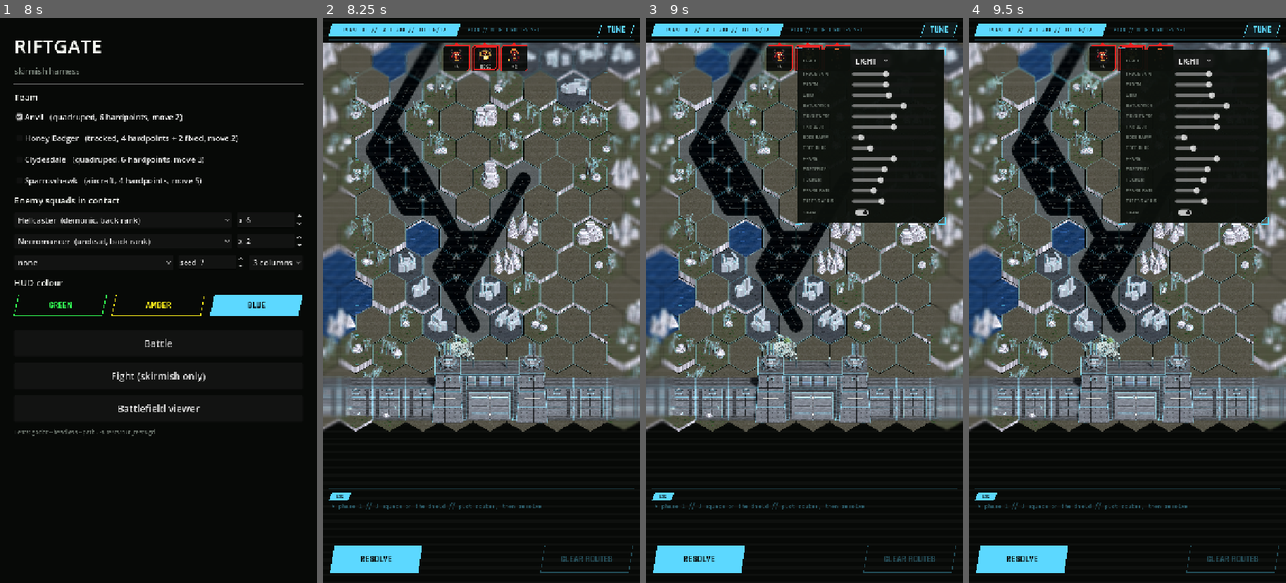
Above: before the commit, frames 1-4 (left to right).
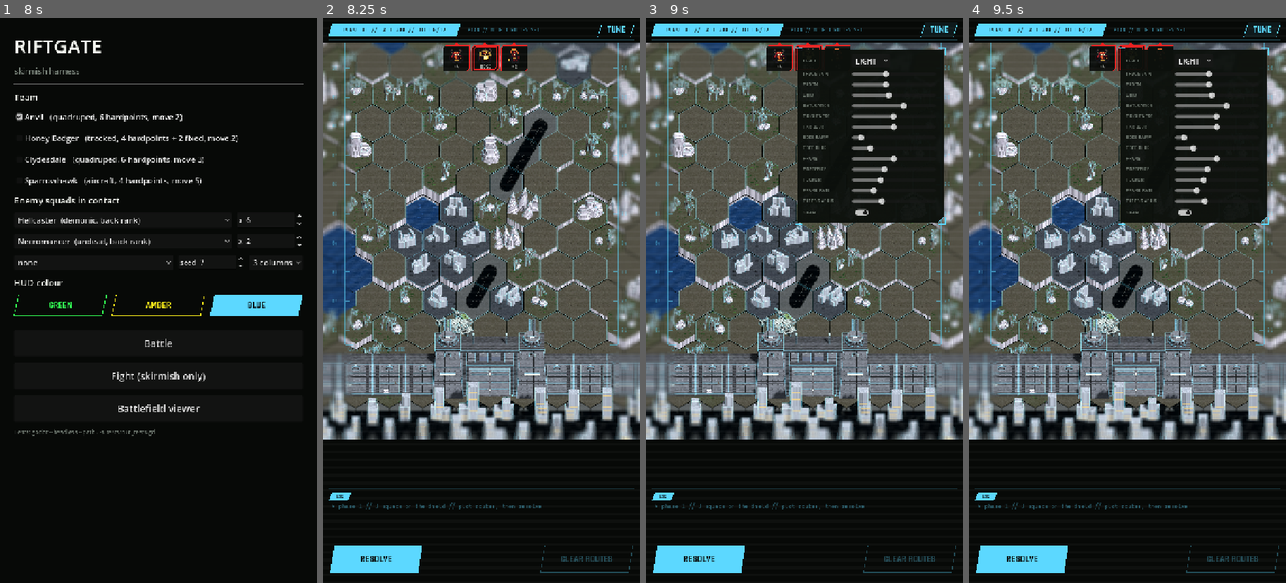
Above: after the commit, the same moments.

Repository: ryanjdmartin/riftgate
Game: Godot game, scene res://game/harness.tscn
Two runs of this game, one before a commit and one after it. Both use one fixed random seed, a clock stepped at 60 frames per second and the inputs below.
Inputs:
- Up to frame 1 (8 s): click "Anvil (quadruped, 6 hardpoint…" at 0.5 s; click "Honey Badger (tracked, 4 hard…" at 1.25 s; click "Clydesdale (quadruped, 6 hard…" at 2 s; click "Sparrowhawk (aircraft, 4 hard…" at 2.75 s; click "Ghoul (undead, front rank)" at 3.5 s; click "none" at 4.25 s; click "3 columns" at 5 s; click "GREEN" at 5.75 s; click "AMBER" at 6.5 s; click "BLUE" at 7.25 s
- Up to frame 2 (8.25 s): click "Battle" at 8 s
- Up to frame 3 (9 s): click "TUNE" at 8.75 s
- Up to frame 4 (9.5 s): no input

Frame 1 is identical in both runs. In frame 2, 44% of the frame differs, in the area x 0-100%, y 4-75%; in frame 3, 36%; in frame 4, 36%.

Commit message:
The frame, scenery beyond the rift and the city behind the wall; the scroll stays on the field; the trace on the skirmish's mechs; the skirmish ground in step with the map
The frame sits wider with row ticks and numbers counted up from the gate, corner caps and a sector line. Three margin rows beyond the rift and two rows of city (lit blocks) behind the wall fill the map's ends; the compositor blurs south past the wall's foot; the scroll runs one row past the rift and one past the wall, no further; the wall rows' margin is level and bare so nothing clips the wall. The road's first slabs off the gate are never gapped and may cross the team's rows, so every seed keeps a road. TraceLines is the shared edge trace: Map3D uses it, and MechView3D attaches a steady trace to the skirmish's mechs. The skirmish backdrop's ground bands are the map's terrain tiles under the HUD-colour hex grid.

Co-Authored-By: Claude Fable 5.1 <noreply@anthropic.com>

Diff:
--- a/game/battle/battle_map_view.gd
+++ b/game/battle/battle_map_view.gd
@@ -112,6 +112,7 @@
 		var hex_w := sqrt(3.0) * HEX_SIZE
 		var left := _origin.x - hex_w * 0.5
 		mat.set_shader_parameter("play_x", Vector2(left, left + hex_w * (field.map.width + 0.5)))
+		mat.set_shader_parameter("south_y", _origin.y + Hex.to_pixel(field.map.gate, HEX_SIZE).y + HEX_SIZE * 0.75)
 		_composite.material = mat
 		_mix.add_child(_composite)
 	queue_redraw()
@@ -142,22 +143,33 @@
 
 func _layout() -> void:
 	var px_w := sqrt(3.0) * HEX_SIZE * (field.map.width + 0.5)
-	_origin = Vector2((size.x - px_w) / 2.0 + sqrt(3.0) * HEX_SIZE / 2.0, HEX_SIZE + TOP_PAD)
+	# The scenery rows beyond the rift sit above hex (0,0), so the origin moves down for them.
+	_origin = Vector2((size.x - px_w) / 2.0 + sqrt(3.0) * HEX_SIZE / 2.0, HEX_SIZE + TOP_PAD + HEX_SIZE * 1.5 * BattleMap.MARGIN_ROWS)
 
 
 func _map_px_height() -> float:
-	return HEX_SIZE * (1.5 * (field.map.height - 1) + 2.0) + TOP_PAD + BOTTOM_PAD
-
-
-## Keep the map covering the view: no bare edge at any zoom.
+	var rows := field.map.height + BattleMap.MARGIN_ROWS + BattleMap.CITY_ROWS
+	return HEX_SIZE * (1.5 * (rows - 1) + 2.0) + TOP_PAD + BOTTOM_PAD
+
+
+## Keep the map covering the view: no bare edge at any zoom. The scroll runs over the
+## playable field plus a little of the scenery beyond each end; the rest of the margin
+## rows are there to fill the edges, not to scroll to (Ryan, 21 September).
 func _clamp_scroll() -> void:
-	scroll_y = clampf(scroll_y, minf(0.0, size.y - _map_px_height() * zoom), 0.0)
+	var top := _origin.y - HEX_SIZE * 2.4                                                  # a row of scenery past the rift
+	var bottom := _origin.y + Hex.to_pixel(field.map.gate, HEX_SIZE).y + HEX_SIZE * 2.6   # a row of city past the wall
+	scroll_y = clampf(scroll_y, minf(-top * zoom, size.y - bottom * zoom), -top * zoom)
 	scroll_x = clampf(scroll_x, minf(0.0, size.x - size.x * zoom), 0.0)
 
 
 ## Start at the gate end, where the player's machines stand.
 func scroll_to_bottom() -> void:
 	scroll_y = -1.0e9
+	_clamp_scroll()
+
+
+func scroll_to_top() -> void:
+	scroll_y = 1.0e9
 	_clamp_scroll()
 
 
@@ -290,21 +302,29 @@
 		# scroll. The grid itself is in the scene, lit, so raised ground hides it.
 		draw_set_transform(Vector2(scroll_x, scroll_y), 0.0, Vector2(zoom, zoom))
 		if frame_alpha > 0.0:
-			# The frame: the field's two boundary lines in the display's light, with a tick
-			# at every row, so the playable area has an edge and the blur runs into it.
+			# The frame: the field's two boundary lines in the display's light, a tick on
+			# every row's centre with the row's number, and a sector readout at each end, so
+			# the playable area has a viewfinder's edge and the blur runs into it.
 			var hex_w := sqrt(3.0) * HEX_SIZE
-			var left := _origin.x - hex_w * 0.5
-			var right := left + hex_w * (map.width + 0.5)
+			var left := _origin.x - hex_w * 0.5 - HEX_SIZE * 0.55
+			var right := left + hex_w * (map.width + 0.5) + HEX_SIZE * 1.1
 			var top := _origin.y - HEX_SIZE
 			var bottom := _origin.y + Hex.to_pixel(map.gate, HEX_SIZE).y - HEX_SIZE * 1.5 * (BattleMap.GATE_ROWS - 0.5)
 			var fc := Color(hud, frame_alpha)
+			var font := Hud.mono()
 			for x in [left, right]:
+				var dir := 1.0 if x == left else -1.0
 				draw_line(Vector2(x, top), Vector2(x, bottom), fc, 2.0)
-				var y := top
-				while y < bottom:
-					var dir := 1.0 if x == left else -1.0
-					draw_line(Vector2(x, y), Vector2(x + 8.0 * dir, y), fc, 2.0)
-					y += HEX_SIZE * 1.5
+				for row in range(map.height - BattleMap.GATE_ROWS):
+					var y := _origin.y + HEX_SIZE * 1.5 * row
+					draw_line(Vector2(x, y), Vector2(x + 10.0 * dir, y), fc, 2.0)
+					var label := "%02d" % (map.height - BattleMap.GATE_ROWS - row)   # counted up from the gate
+					var lx: float = (x - 30.0) if dir > 0.0 else (x + 8.0)
+					draw_string(font, Vector2(lx, y + 4.0), label, HORIZONTAL_ALIGNMENT_LEFT, -1, 11, fc)
+				draw_line(Vector2(x, top), Vector2(x + 18.0 * dir, top), fc, 2.0)
+				draw_line(Vector2(x, bottom), Vector2(x + 18.0 * dir, bottom), fc, 2.0)
+			draw_string(font, Vector2(left + 6.0, top - 6.0), "SEC %02d // GRID %dx%d // RECON" % [field.map.map_seed % 100, map.width, map.height - BattleMap.GATE_ROWS], HORIZONTAL_ALIGNMENT_LEFT, -1, 11, fc)
+			draw_string(font, Vector2(left + 6.0, bottom + 14.0), "CARE // PROJECTOR LINE", HORIZONTAL_ALIGNMENT_LEFT, -1, 11, fc)
 	else:
 		draw_set_transform(Vector2(scroll_x, scroll_y), 0.0, Vector2(zoom, zoom))
 		# Headless: the painted map, so the view still lays out and the structures still show.
--- a/game/battle/bleed.gdshader
+++ b/game/battle/bleed.gdshader
@@ -26,6 +26,7 @@
 uniform float cell = 4.0;                    // the dither's pixel step, on screen
 uniform float levels = 5.0;                  // posterize steps per channel on the flat side
 uniform float focus_y = 0.0;                 // map-pixel y of the screen's middle
+uniform float south_y = 1.0e6;               // map-pixel y of the wall's foot: the city past it softens into the HUD
 uniform float focus_band = 330.0;            // the sharp zone reaches this far north of the middle, in map pixels
 uniform float focus_falloff = 180.0;         // map pixels over which the blur reaches its maximum
 uniform float blur_max = 3.0;                // the blur's tap spacing at its maximum, in screen pixels
@@ -57,7 +58,8 @@
 // September). Both worlds soften alike: all or none.
 float blur_radius(vec2 px) {
 	float f = clamp((focus_y - focus_band - px.y) / focus_falloff, 0.0, 1.0);
-	return f * blur_max;
+	float s = clamp((px.y - south_y) / (focus_falloff * 0.5), 0.0, 1.0);
+	return max(f, s) * blur_max;
 }
 
 // A dense 7x7 box at `rad` spacing: thick and smooth, never a ghosted multiple image.
--- a/game/battle/map_3d.gd
+++ b/game/battle/map_3d.gd
@@ -240,48 +240,27 @@
 	return mi
 
 
-## The display traces a thing's edges in light: every crease (faces meeting at more than
-## EDGE_ANGLE) and every silhouette-only edge, as glowing lines that pulse with the
-## field's wave, plus a thin grown hull for the outline. RIFTGATE_INK=dark keeps the old
-## black hull alone, to compare.
-const EDGE_ANGLE := 28.0
-var _edge_cache: Dictionary = {}   # mesh rid -> ArrayMesh of lines
-var _trace_mat: Material = null
-
-func _trace(mi: MeshInstance3D) -> void:
-	if mi.mesh == null:
-		return
-	var edges := _edge_mesh(mi.mesh)
-	if edges == null:
-		return
-	var em := MeshInstance3D.new()
-	em.mesh = edges
-	em.cast_shadow = GeometryInstance3D.SHADOW_CASTING_SETTING_OFF
-	em.material_override = _trace_material()
-	em.visible = _trace_mode != "off"
-	mi.add_child(em)
-	_trace_nodes.append(em)
-
-
+## The display traces a thing's edges in light (TraceLines), lit by the scan bar as it
+## passes. RIFTGATE_INK=dark starts them as black ink.
 var _trace_nodes: Array = []
-var _trace_mode := "ink" if OS.get_environment("RIFTGATE_INK") == "dark" else "light"
+var _trace_mode := TraceLines.mode()
 var _light_mat: ShaderMaterial = null
 var _ink_line_mat: StandardMaterial3D = null
 
-## The trace's material: light (the default) or the same edges as plain black ink with no
-## glow. Lines are one pixel either way; the light version looks thicker only by its bloom.
+func _trace(mi: MeshInstance3D) -> void:
+	var added := TraceLines.attach(mi, _trace_material())
+	for em in added:
+		em.visible = _trace_mode != "off"
+	_trace_nodes.append_array(added)
+
+
 func _trace_material() -> Material:
 	if _trace_mode == "ink":
 		if _ink_line_mat == null:
-			_ink_line_mat = StandardMaterial3D.new()
-			_ink_line_mat.shading_mode = BaseMaterial3D.SHADING_MODE_UNSHADED
-			_ink_line_mat.albedo_color = Palette.BG
-			_ink_line_mat.cull_mode = BaseMaterial3D.CULL_DISABLED
+			_ink_line_mat = TraceLines.ink_material()
 		return _ink_line_mat
 	if _light_mat == null:
-		_light_mat = ShaderMaterial.new()
-		_light_mat.shader = load("res://game/battle/trace.gdshader")
-		_light_mat.set_shader_parameter("color", Palette.HUD)
+		_light_mat = TraceLines.light_material(Palette.HUD)
 	return _light_mat
 
 
@@ -322,62 +301,6 @@
 
 func set_grid(gain: float) -> void:
 	_grid_material().set_shader_parameter("gain", gain)
-
-
-## The feature edges of a mesh as a line mesh: edges shared by faces that meet at an angle,
-## or belonging to one face only. Vertices are welded by position, since flat-shaded
-## exports split them per face.
-func _edge_mesh(mesh: Mesh) -> ArrayMesh:
-	var key := mesh.get_rid()
-	if _edge_cache.has(key):
-		return _edge_cache[key]
-	var edges: Dictionary = {}   # "a|b" -> [Vector3 a, Vector3 b, Array normals]
-	var limit := cos(deg_to_rad(EDGE_ANGLE))
-	for s in range(mesh.get_surface_count()):
-		var arrays := mesh.surface_get_arrays(s)
-		if arrays.is_empty():
-			continue
-		var verts: PackedVector3Array = arrays[Mesh.ARRAY_VERTEX]
-		var idx: PackedInt32Array = arrays[Mesh.ARRAY_INDEX]
-		var n := idx.size() if idx.size() > 0 else verts.size()
-		for f in range(0, n - 2, 3):
-			var a: Vector3 = verts[idx[f]] if idx.size() > 0 else verts[f]
-			var b: Vector3 = verts[idx[f + 1]] if idx.size() > 0 else verts[f + 1]
-			var c: Vector3 = verts[idx[f + 2]] if idx.size() > 0 else verts[f + 2]
-			var nrm := (b - a).cross(c - a)
-			if nrm.length_squared() < 1e-8:
-				continue
-			nrm = nrm.normalized()
-			for pair in [[a, b], [b, c], [c, a]]:
-				var ka := _vkey(pair[0])
-				var kb := _vkey(pair[1])
-				var k := ka + "|" + kb if ka < kb else kb + "|" + ka
-				if not edges.has(k):
-					edges[k] = [pair[0], pair[1], []]
-				(edges[k][2] as Array).append(nrm)
-	var st := SurfaceTool.new()
-	st.begin(Mesh.PRIMITIVE_LINES)
-	var any := false
-	for k in edges.keys():
-		var e: Array = edges[k]
-		var normals: Array = e[2]
-		var keep := normals.size() == 1
-		if not keep:
-			for i in range(normals.size()):
-				for j in range(i + 1, normals.size()):
-					if (normals[i] as Vector3).dot(normals[j]) < limit:
-						keep = true
-		if keep:
-			st.add_vertex(e[0])
-			st.add_vertex(e[1])
-			any = true
-	var out: ArrayMesh = st.commit() if any else null
-	_edge_cache[key] = out
-	return out
-
-
-static func _vkey(v: Vector3) -> String:
-	return "%d,%d,%d" % [roundi(v.x * 50.0), roundi(v.y * 50.0), roundi(v.z * 50.0)]
 
 
 var _ink_mat: StandardMaterial3D = null
@@ -548,6 +471,9 @@
 		rng.seed = h.x * 131 + h.y * 7919
 		if wire:
 			continue
+		if map.city.has(h):
+			_city_block(col, hgt, rng)
+			continue
 		match t:
 			BattleMap.Terrain.MOUNTAIN:
 				_crag(col, ground_t, hgt, rng)
@@ -638,6 +564,37 @@
 					Vector3(rng.randf_range(-0.18, 0.18), rng.randf_range(0, TAU), rng.randf_range(-0.18, 0.18)))
 
 
+## A hex of the city behind the wall: intact blocks in the Arsenal's grey, lit windows in
+## rows, one or two taller. What the gate protects, seen past the wall.
+func _city_block(col: Node3D, hgt: float, rng: RandomNumberGenerator) -> void:
+	var skin := _terrain_material("rubble")
+	var win := StandardMaterial3D.new()
+	win.shading_mode = BaseMaterial3D.SHADING_MODE_UNSHADED
+	win.albedo_color = Color(1.0, 0.85, 0.5)
+	win.emission_enabled = true
+	win.emission = Color(1.0, 0.8, 0.45)
+	win.emission_energy_multiplier = 1.3
+	for k in range(rng.randi_range(2, 4)):
+		var w := rng.randf_range(12.0, 20.0)
+		var tall := rng.randf_range(40.0, 80.0) if k == 0 else rng.randf_range(18.0, 44.0)
+		var ox := 0.0 if k == 0 else rng.randf_range(-18.0, 18.0)
+		var oz := 0.0 if k == 0 else rng.randf_range(-14.0, 14.0)
+		var b := BoxMesh.new()
+		b.size = Vector3(w, tall, w * rng.randf_range(0.7, 1.0))
+		_prop(col, b, skin, Vector3(ox, hgt + tall * 0.5, oz))
+		var rows := int(tall / 9.0)
+		for r in range(rows):
+			if rng.randf() < 0.35:
+				continue
+			var strip := BoxMesh.new()
+			strip.size = Vector3(w * 0.8, 1.6, 0.6)
+			var wm := MeshInstance3D.new()
+			wm.mesh = strip
+			wm.material_override = win
+			wm.position = Vector3(ox, hgt + 5.0 + r * 9.0, oz + b.size.z * 0.5 + 0.2)
+			col.add_child(wm)
+
+
 ## A dead tree: a bare trunk, thick at the foot, with a few stub branches, inked.
 func _dead_tree(col: Node3D, at: Vector3, rng: RandomNumberGenerator) -> void:
 	var bark := _lit(Color("2e2a26"))
@@ -708,7 +665,7 @@
 			if Hex.axial_to_offset(w).y == map.height - 1:
 				bottom.append(w)
 		for mh in map.margin.keys():
-			if Hex.axial_to_offset(mh).y == map.height - 1:
+			if Hex.axial_to_offset(mh).y == map.height - 1 and not map.city.has(mh):
 				bottom.append(mh)
 		for w in bottom:
 			var m := _model("wall", "arsenal")
--- a/game/ui/mech_view_3d.gd
+++ b/game/ui/mech_view_3d.gd
@@ -177,6 +177,13 @@
 	_inner.add_child(_model)
 	_apply_materials(_model, maker)
 	_collect_tags(_model)
+	if not token and mode != "pixel":
+		# The skirmish's machines carry the display's trace too (Ryan, 21 September), steady
+		# here since no scan bar crosses this screen.
+		var tm: Material = TraceLines.ink_material() if TraceLines.mode() == "ink" else TraceLines.light_material(Palette.HUD)
+		if tm is ShaderMaterial:
+			(tm as ShaderMaterial).set_shader_parameter("gain", 0.9)
+		TraceLines.attach(_model, tm)
 	if OS.get_environment("RIFTGATE_MECH3D_WIRE") == "1":
 		# Wireframe trial (21 September): the reconstruction's own telemetry drawing.
 		_inner.debug_draw = Viewport.DEBUG_DRAW_WIREFRAME
--- a/game/ui/terrain_art.gd
+++ b/game/ui/terrain_art.gd
@@ -73,15 +73,28 @@
 		ci.draw_colored_polygon(PackedVector2Array([peak[1], peak[2], p + Vector2(r * 0.2, r * 0.35)]), light)
 
 
-## A tiled band of textured ground for the skirmish: hex outlines on the terrain colour with
-## the same marks the map draws, fading in from the band's edges.
+## The battlefield's tile for each terrain (art/terrain/<name>.png), as the 3D map wears it.
+const TILE := {
+	BattleMap.Terrain.PLAIN: "dirt", BattleMap.Terrain.ROAD: "concrete",
+	BattleMap.Terrain.ROUGH: "scrub", BattleMap.Terrain.RUINS: "rubble",
+	BattleMap.Terrain.WATER: "water", BattleMap.Terrain.MOUNTAIN: "rock",
+}
+static var _tiles: Dictionary = {}
+
+
+## A band of ground for the skirmish, in step with the map (Ryan, 21 September): the same
+## terrain tile the 3D columns wear, dimmed, under the display's hex grid in the HUD colour,
+## fading in from the band's edges. Falls back to the old marks with no tile.
 static func draw_ground(ci: CanvasItem, rect: Rect2, terrain: int, seed_value: int, hex: float = 30.0) -> void:
-	var base := colour(terrain)
-	var steps := 8
-	for i in range(steps):
-		var t := float(i) / float(steps - 1)
-		var inset := rect.size.y * 0.5 * (1.0 - t)
-		ci.draw_rect(Rect2(rect.position.x, rect.position.y + inset, rect.size.x, rect.size.y - inset * 2.0), Color(base, 0.16))
+	var name: String = TILE.get(terrain, "dirt")
+	if not _tiles.has(name):
+		var path := "res://art/terrain/%s.png" % name
+		_tiles[name] = load(path) if ResourceLoader.exists(path) else null
+	var tile: Texture2D = _tiles[name]
+	if tile != null:
+		ci.draw_texture_rect(tile, rect, true, Color(0.62, 0.62, 0.62, 1.0))
+	else:
+		ci.draw_rect(rect, Color(colour(terrain), 0.5))
 	var w := sqrt(3.0) * hex
 	var row := 0
 	var y := rect.position.y + hex
@@ -93,12 +106,20 @@
 			var edge := minf(c.y - rect.position.y, rect.end.y - c.y) / (rect.size.y * 0.5)
 			var fade := clampf(edge * 1.6, 0.0, 1.0)
 			if fade > 0.05:
-				ci.draw_polyline(Hex.corners(c, hex - 1.0), Color(base.lightened(0.25), 0.18 * fade), 1.0, true)
-				draw(ci, c, hex, terrain, seed_value + k * 7919, 0.55 * fade)
+				ci.draw_polyline(Hex.corners(c, hex - 1.5), Color(Palette.HUD, 0.28 * fade), 1.0, true)
+				if tile == null:
+					draw(ci, c, hex, terrain, seed_value + k * 7919, 0.55 * fade)
 			x += w
 			k += 1
 		y += hex * 1.5
 		row += 1
+	# The band's edges soften into the panel, top and bottom.
+	var steps := 6
+	for i in range(steps):
+		var a := 0.55 * (1.0 - float(i) / float(steps))
+		var h := rect.size.y * 0.06
+		ci.draw_rect(Rect2(rect.position.x, rect.position.y + i * h, rect.size.x, h), Color(Palette.BG, a))
+		ci.draw_rect(Rect2(rect.position.x, rect.end.y - (i + 1) * h, rect.size.x, h), Color(Palette.BG, a))
 
 
 static func _in_hex(rng: RandomNumberGenerator, r: float) -> Vector2:
--- /dev/null
+++ b/game/ui/trace_lines.gd
@@ -0,0 +1,104 @@
+class_name TraceLines
+extends RefCounted
+
+## The display's trace, shared by the battlefield and the skirmish: a mesh's feature edges
+## as a line mesh (welded by position, kept where faces meet at an angle or stand alone),
+## and the material that draws them as light (trace.gdshader) or as black ink.
+
+const EDGE_ANGLE := 28.0
+static var _cache: Dictionary = {}   # mesh rid -> ArrayMesh of lines, or null
+
+
+static func mode() -> String:
+	return "ink" if OS.get_environment("RIFTGATE_INK") == "dark" else "light"
+
+
+## Hang a trace off every mesh under `node`. Returns the trace instances, so a caller can
+## swap their material or hide them later.
+static func attach(node: Node, material: Material) -> Array:
+	var out: Array = []
+	var targets: Array = node.find_children("*", "MeshInstance3D", true, false)
+	if node is MeshInstance3D:
+		targets.append(node)
+	for child in targets:
+		var mi: MeshInstance3D = child
+		if mi.mesh == null:
+			continue
+		var edges := edge_mesh(mi.mesh)
+		if edges == null:
+			continue
+		var em := MeshInstance3D.new()
+		em.mesh = edges
+		em.cast_shadow = GeometryInstance3D.SHADOW_CASTING_SETTING_OFF
+		em.material_override = material
+		mi.add_child(em)
+		out.append(em)
+	return out
+
+
+static func light_material(color: Color) -> ShaderMaterial:
+	var m := ShaderMaterial.new()
+	m.shader = load("res://game/battle/trace.gdshader")
+	m.set_shader_parameter("color", color)
+	return m
+
+
+static func ink_material() -> StandardMaterial3D:
+	var m := StandardMaterial3D.new()
+	m.shading_mode = BaseMaterial3D.SHADING_MODE_UNSHADED
+	m.albedo_color = Palette.BG
+	m.cull_mode = BaseMaterial3D.CULL_DISABLED
+	return m
+
+
+static func edge_mesh(mesh: Mesh) -> ArrayMesh:
+	var key := mesh.get_rid()
+	if _cache.has(key):
+		return _cache[key]
+	var edges: Dictionary = {}   # "a|b" -> [Vector3 a, Vector3 b, Array normals]
+	var limit := cos(deg_to_rad(EDGE_ANGLE))
+	for s in range(mesh.get_surface_count()):
+		var arrays := mesh.surface_get_arrays(s)
+		if arrays.is_empty():
+			continue
+		var verts: PackedVector3Array = arrays[Mesh.ARRAY_VERTEX]
+		var idx: PackedInt32Array = arrays[Mesh.ARRAY_INDEX]
+		var n := idx.size() if idx.size() > 0 else verts.size()
+		for f in range(0, n - 2, 3):
+			var a: Vector3 = verts[idx[f]] if idx.size() > 0 else verts[f]
+			var b: Vector3 = verts[idx[f + 1]] if idx.size() > 0 else verts[f + 1]
+			var c: Vector3 = verts[idx[f + 2]] if idx.size() > 0 else verts[f + 2]
+			var nrm := (b - a).cross(c - a)
+			if nrm.length_squared() < 1e-8:
+				continue
+			nrm = nrm.normalized()
+			for pair in [[a, b], [b, c], [c, a]]:
+				var ka := _vkey(pair[0])
+				var kb := _vkey(pair[1])
+				var k := ka + "|" + kb if ka < kb else kb + "|" + ka
+				if not edges.has(k):
+					edges[k] = [pair[0], pair[1], []]
+				(edges[k][2] as Array).append(nrm)
+	var st := SurfaceTool.new()
+	st.begin(Mesh.PRIMITIVE_LINES)
+	var any := false
+	for k in edges.keys():
+		var e: Array = edges[k]
+		var normals: Array = e[2]
+		var keep := normals.size() == 1
+		if not keep:
+			for i in range(normals.size()):
+				for j in range(i + 1, normals.size()):
+					if (normals[i] as Vector3).dot(normals[j]) < limit:
+						keep = true
+		if keep:
+			st.add_vertex(e[0])
+			st.add_vertex(e[1])
+			any = true
+	var out: ArrayMesh = st.commit() if any else null
+	_cache[key] = out
+	return out
+
+
+static func _vkey(v: Vector3) -> String:
+	return "%d,%d,%d" % [roundi(v.x * 50.0), roundi(v.y * 50.0), roundi(v.z * 50.0)]
--- a/sim/battle_map.gd
+++ b/sim/battle_map.gd
@@ -30,7 +30,10 @@
 var crag_base: Dictionary = {}         # crag hex -> the ground under the rock (water, ruins, ...): flavour only
 var elevation: Dictionary = {}         # hex -> relief step 0..3 (water -1): landscape only, no rule reads it
 var margin: Dictionary = {}            # hex beside the field -> terrain: scenery past the playable edge, never played on
+var city: Dictionary = {}              # margin hex -> true: the city behind the wall, what the gate protects
 const MARGIN_COLS := 4
+const MARGIN_ROWS := 3                 # scenery rows beyond the rift
+const CITY_ROWS := 2                   # city rows behind the wall
 var map_seed: int = 0
 
 const STRUCTURE_HALF_WIDTH := 1   # gate and rift span centre plus this many hexes each side
@@ -134,11 +137,18 @@
 		centres.append(keys[rng.randi_range(0, keys.size() - 1)])
 	# The field, then the margin columns either side of it: seen past the edge, never played.
 	var all: Array = keys.duplicate()
-	for row in range(height):
-		for col in range(-MARGIN_COLS, 0):
-			all.append(Hex.offset_to_axial(col, row))
-		for col in range(width, width + MARGIN_COLS):
-			all.append(Hex.offset_to_axial(col, row))
+	for row in range(-MARGIN_ROWS, height):
+		for col in range(-MARGIN_COLS, width + MARGIN_COLS):
+			var hx := Hex.offset_to_axial(col, row)
+			if not has(hx):
+				all.append(hx)
+	# Behind the wall, the city: flat paved rows the map builds as blocks.
+	for row in range(height, height + CITY_ROWS):
+		for col in range(-MARGIN_COLS, width + MARGIN_COLS):
+			var hx := Hex.offset_to_axial(col, row)
+			margin[hx] = Terrain.ROAD
+			elevation[hx] = 0
+			city[hx] = true
 	# The ground from the fields: water where it is wet, wasteland across the rougher
 	# half of what is left, plain in between, ruins in clusters with a dense core.
 	for hx in all:
@@ -165,6 +175,11 @@
 			if crag:
 				crag_base[hx] = t
 				margin[hx] = Terrain.MOUNTAIN
+			if Hex.axial_to_offset(hx).y >= height - GATE_ROWS:
+				# The wall runs across the margin: level ground under it, nothing on it.
+				margin[hx] = Terrain.PLAIN
+				crag_base.erase(hx)
+				elevation[hx] = 0
 
 
 ## A paved road runs north from the gate as a connected path with drift, most of the way
@@ -209,13 +224,18 @@
 			from = n
 		branches.append(branch)
 	for path in branches:
-		for h in path:
+		for i in range(path.size()):
+			var h: Vector2i = path[i]
 			var t: int = terrain[h]
-			if t == Terrain.MOUNTAIN or t == Terrain.WATER:
-				continue
-			if rng.randf() < ROAD_GAP_CHANCE:
-				continue
+			# The team's rows above the apron are cleared to open ground after this, so a
+			# road may cross them whatever the noise put there.
+			var team_rows := Hex.axial_to_offset(h).y >= height - GATE_ROWS - 2
+			if (t == Terrain.MOUNTAIN or t == Terrain.WATER) and not team_rows:
+				continue
+			if rng.randf() < ROAD_GAP_CHANCE and not (path == trunk and i < 3):
+				continue   # a gap, except the first slabs off the gate: there is always a road
 			terrain[h] = Terrain.ROAD
+			crag_base.erase(h)
 	# A road is never a lone slab: a road hex with no road (or gate) beside it goes back to
 	# plain. Roads sit at one level, like water, so a road never breaks over a terrace.
 	var lone: Array[Vector2i] = []
--- a/tools/screenshot.gd
+++ b/tools/screenshot.gd
@@ -88,7 +88,7 @@
 			s._on_unit_held(b.field.squads()[0])
 		"north":
 			# The rift end of the map, where the other world bleeds in.
-			s._map.scroll_y = 0.0
+			s._map.scroll_to_top()
 			s._map.queue_redraw()
 		"tune":
 			s._toggle_tuner()
Not shown, added: game/ui/trace_lines.gd.uid
Not shown, changed: docs/status.md
